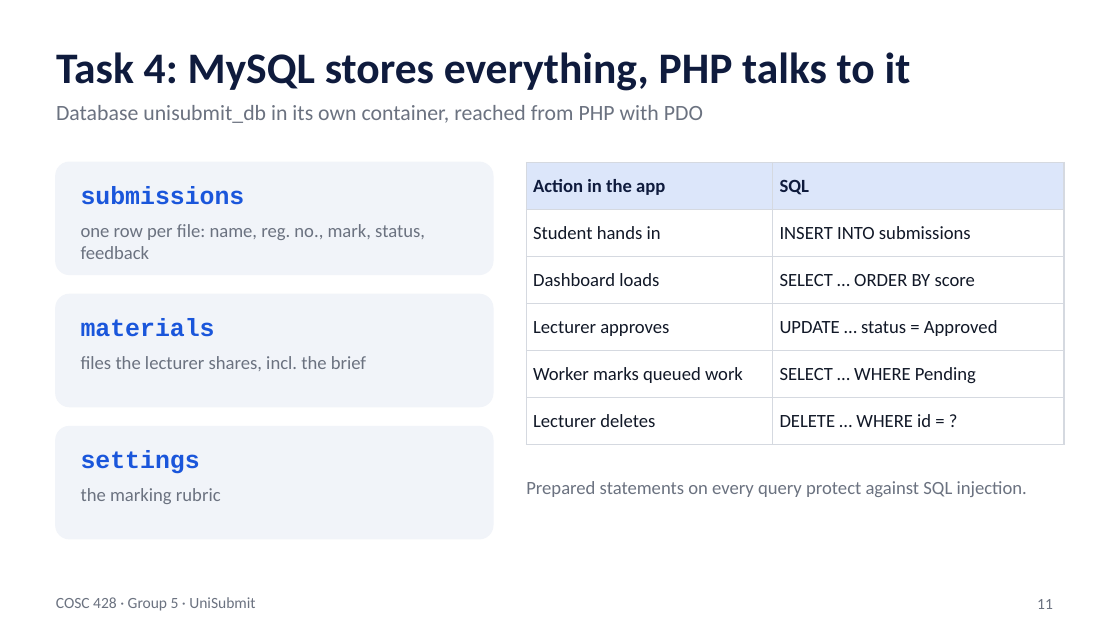
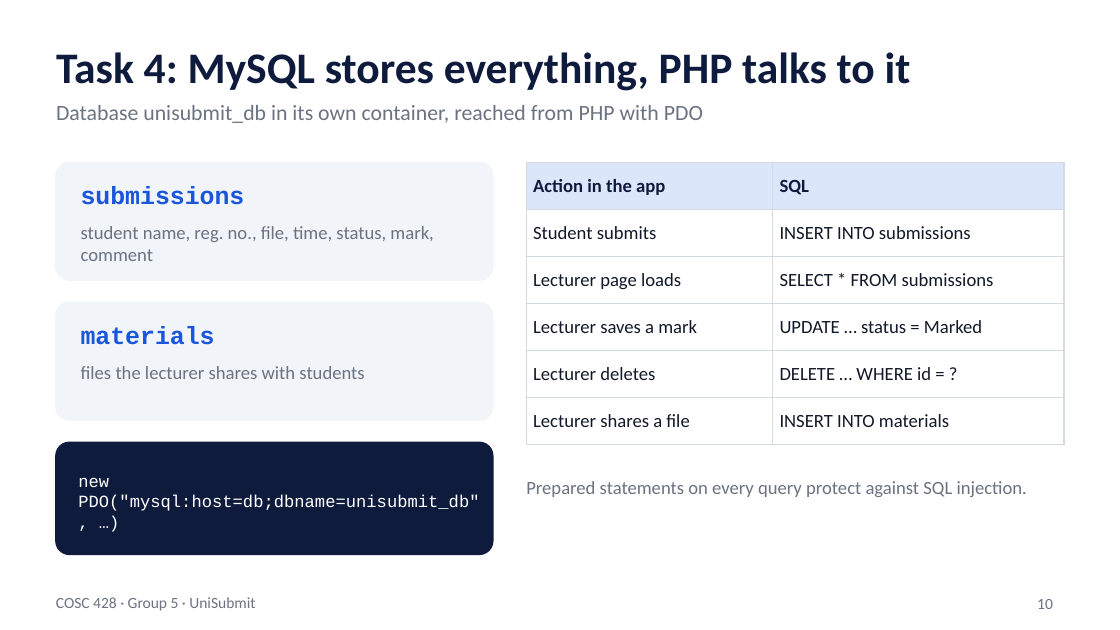
Before and after one commit to IRIR-Java/unisubmit, a slide deck: slide 10 of docs/COSC428_Group5_UniSubmit_Slides.pptx (slide 11 before the commit). Drawn at 1120x630 pixels with LibreOffice and Linux fonts; fonts in the diff are those of the drawing. Boxes give left, top, right and bottom in pixels: in the first picture for what was removed or moved away, otherwise in the second. Text is boxed around its words. In the diff, an @@ line names an element or a change of style, - is before the commit and + after.

```diff
--- a/docs/COSC428_Group5_UniSubmit_Slides.pptx
+++ b/docs/COSC428_Group5_UniSubmit_Slides.pptx
@@ rounded rectangle: place and size @@
-rounded rectangle at (56,162,493,274)
+rounded rectangle at (56,162,493,280)
@@ rounded rectangle at (56,162,493,280): proportions changed @@
@@ table at (526,162,1064,431) @@
-row 2: Student hands in | INSERT INTO submissions
-row 3: Dashboard loads | SELECT … ORDER BY score
-row 4: Lecturer approves | UPDATE … status = Approved
-row 5: Worker marks queued work | SELECT … WHERE Pending
+row 2: Student submits | INSERT INTO submissions
+row 3: Lecturer page loads | SELECT * FROM submissions
+row 4: Lecturer saves a mark | UPDATE … status = Marked
+row 6: Lecturer shares a file | INSERT INTO materials
@@ text at (81,226,433,261): text changed @@
-one row per file: name, reg. no., mark, status, feedback
+student name, reg. no., file, time, status, mark, comment
@@ rounded rectangle at (56,302,493,420): proportions changed @@
@@ rounded rectangle: place and size @@
-rounded rectangle at (56,295,493,407)
+rounded rectangle at (56,302,493,420)
@@ text "materials": place and size @@
-text "materials" at (81,318,215,337)
+text "materials" at (81,326,215,345)
@@ text at (81,366,364,379): text changed @@
-files the lecturer shares, incl. the brief
+files the lecturer shares with students
@@ rounded rectangle: place and size @@
-rounded rectangle at (56,427,493,539)
+rounded rectangle at (56,442,493,554)
@@ rounded rectangle at (56,442,493,554): fill #F1F4F9 to #0F1B3D; outline #F1F4F9 1 pt to #0F1B3D 1 pt @@
@@ text at (78,477,479,511): text changed; size 16 to 11 pt; text colour #1A56DB to #FFFFFF; bold off @@
-settings
+new PDO("mysql:host=db;dbname=unisubmit_db", …)
@@ text removed at (81,488,221,504) @@
-the marking rubric
@@ page number at (1037,599,1053,609): text changed @@
-11
+10
```
Also in this commit, not shown: 9 other slides changed, 3 slides added, 4 slides removed, 30 other files.
